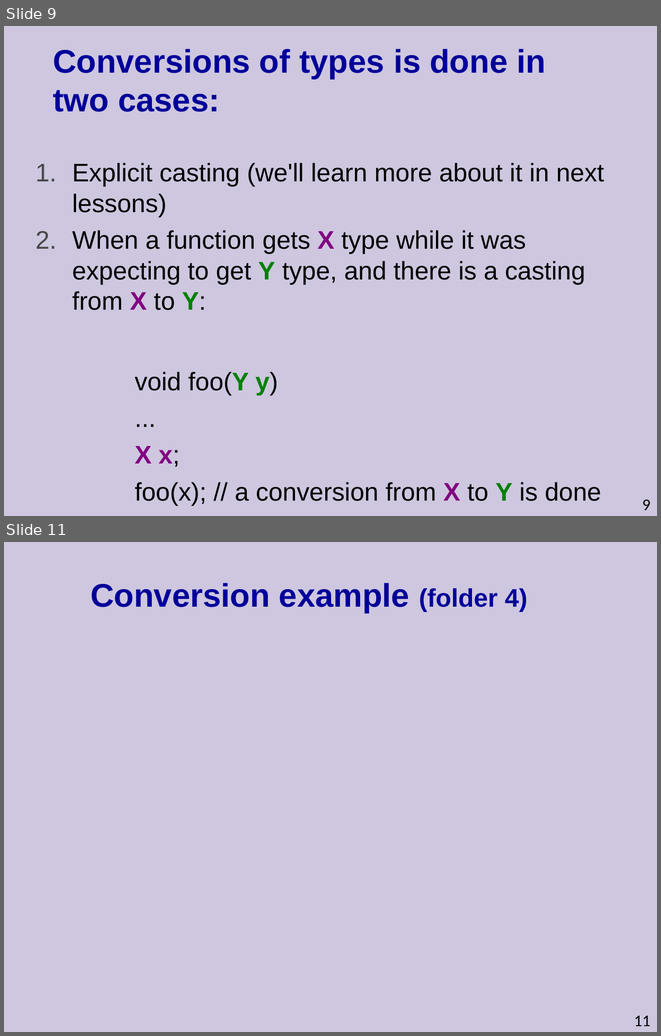
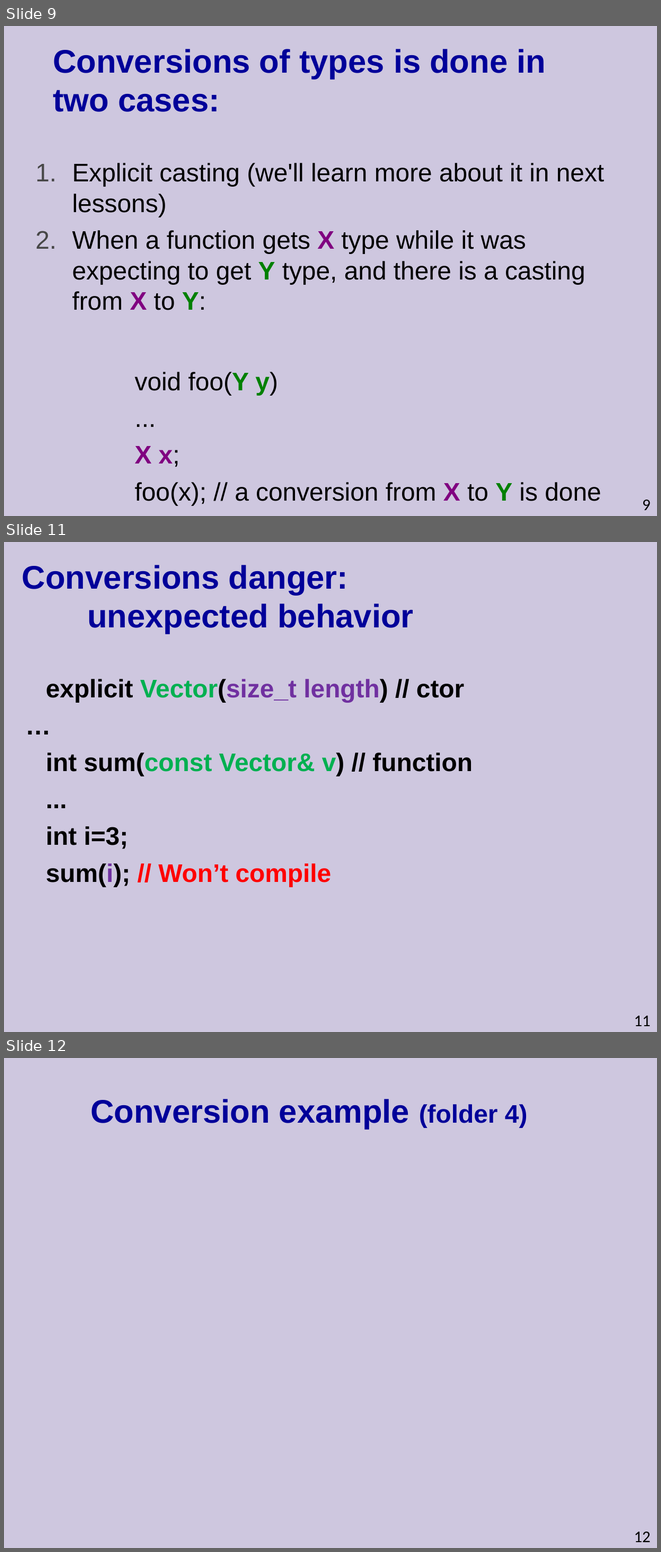
Before and after one commit to cpp-at-ariel/cpp-5778, a slide deck: week05-copy-friend/slides.odp. Shown one above the other, each under a label of ours: slides 9 and 11 before the commit, slides 9, 11 and 12 after it; the slides between them are not shown. The pictures are 661x1036 and 661x1552 pixels, drawn with LibreOffice and Linux fonts; fonts in the diff are those of the drawing. Boxes give left, top, right and bottom in pixels: in the first picture for what was removed or moved away, otherwise in the second. Text is boxed around its words. In the diff, an @@ line names an element or a change of style, - is before the commit and + after.

```diff
--- a/week05-copy-friend/slides.odp
+++ b/week05-copy-friend/slides.odp
@@ slide 11 added at bbox=[4, 542, 657, 1032], background #CEC7DF @@
@@ title added at bbox=[22, 565, 414, 634], 36 pt, text #000099, bold @@
+Conversions danger:
+unexpected behavior
@@ text added at bbox=[46, 679, 473, 886], 28 pt, text #000000, bold @@
+explicit Vector(size_t length) // ctor
+…
+int sum(const Vector& v) // function
+...
+int i=3;
+sum(i); // Won’t compile
@@ page number added at bbox=[634, 1015, 651, 1026], 18 pt, text #000000 @@
+11
@@ what was slide 11 is now slide 12 @@
@@ page number at bbox=[634, 1531, 651, 1542]: text changed @@
-11
+12
```
Also in this commit, not shown: 1 slide changed, 8 other files.
